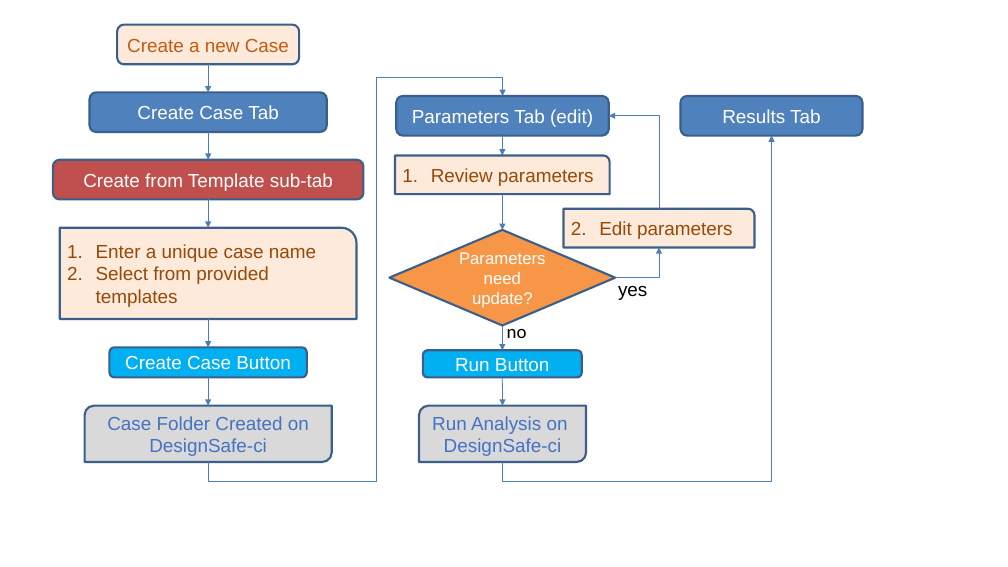
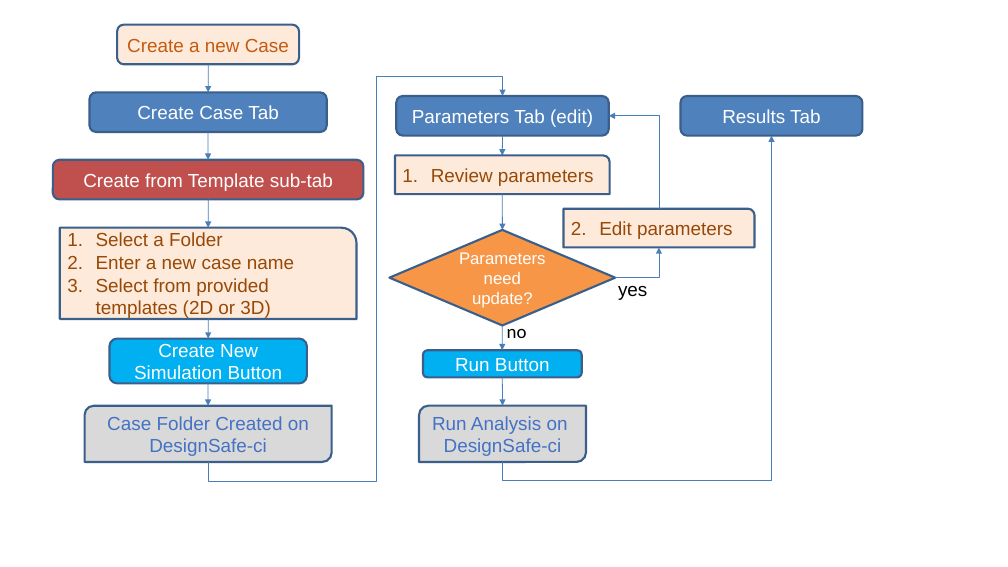
Before and after one commit to NHERI-SimCenter/CWE-Simulation-Tool, a slide deck: slide 6 of images/Overview/CWE Workflow diagrams.pptx. Drawn at 1008x567 pixels with LibreOffice and Linux fonts; fonts in the diff are those of the drawing. Boxes give left, top, right and bottom in pixels: in the first picture for what was removed or moved away, otherwise in the second. Text is boxed around its words. In the diff, an @@ line names an element or a change of style, - is before the commit and + after.

```diff
--- a/images/Overview/CWE Workflow diagrams.pptx
+++ b/images/Overview/CWE Workflow diagrams.pptx
@@ elbow arrow (208, 462) - (503, 96): stroke #4B7EBC 0.75 pt to #4A7EBB 0.75 pt @@
@@ freeform shape added at [208,64,208,92], outline #4A7EBB 0.75 pt @@
@@ freeform shape added at [208,132,208,160], outline #4A7EBB 0.75 pt @@
@@ elbow arrow (503, 462) - (772, 135): stroke #4B7EBC 0.75 pt to #4A7EBB 0.75 pt @@
@@ freeform shape added at [208,200,208,228], outline #4A7EBB 0.75 pt @@
@@ freeform shape added at [502,194,502,230], outline #4A7EBB 0.75 pt @@
@@ round rect "Select a Folder" at [60,228,356,319]: proportions changed @@
@@ text in round rect at [96,232,294,319]: text changed @@
-1. Enter a unique case name
-2. Select from provided templates
+1. Select a Folder
+2. Enter a new case name
+3. Select from provided templates (2D or 3D)
@@ group removed at [208,64,502,406]: 7 arrows @@
@@ freeform shape added at [208,319,208,339], outline #4A7EBB 0.75 pt @@
@@ freeform shape added at [502,326,502,351], outline #4A7EBB 0.75 pt @@
@@ rounded rectangle "Create New Simulation Button": place and size @@
-rounded rectangle "Create New Simulation Button" at [110,347,307,377]
+rounded rectangle "Create New Simulation Button" at [110,339,307,383]
@@ text in rounded rectangle at [134,343,283,384]: text changed @@
-Create Case Button
+Create New Simulation Button
@@ freeform shape added at [208,383,208,406], outline #4A7EBB 0.75 pt @@
```
Also in this commit, not shown: 7 other slides changed, 16 other files.
